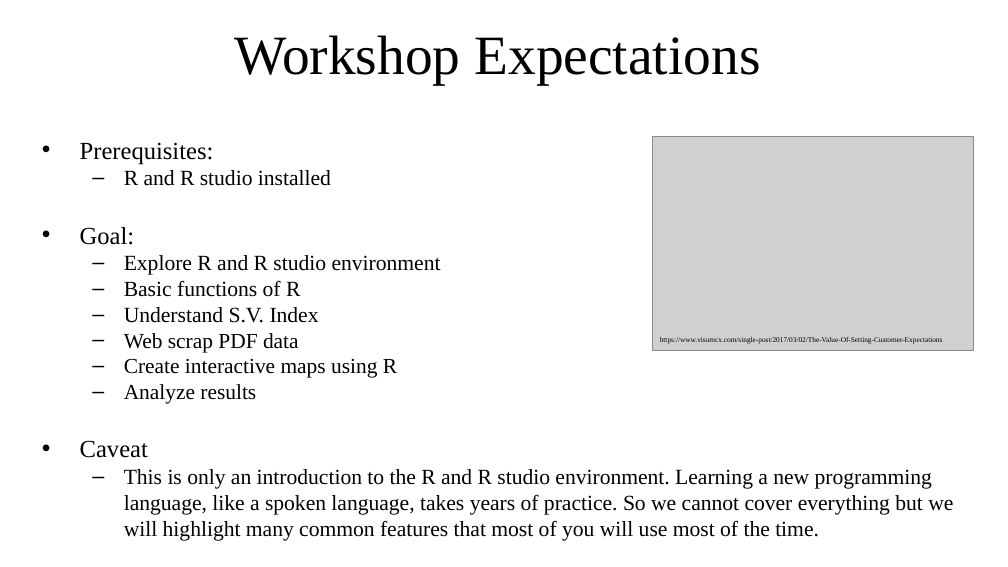
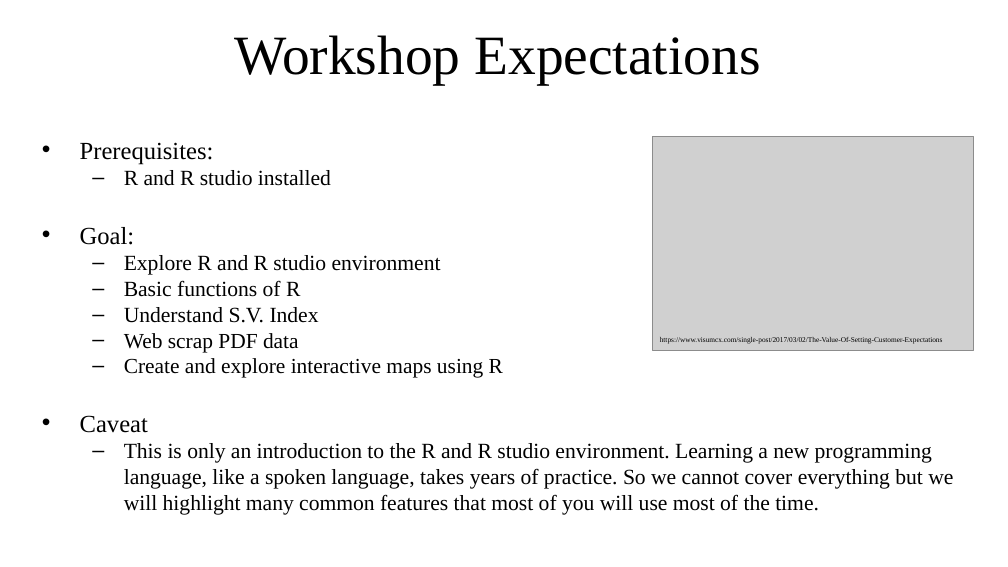
Before and after one commit to RAJohansen/DataDay2019, a slide deck: slide 3 of Resources/Mapping Social Vulnerability Workshop.pptx. Drawn at 1008x567 pixels with LibreOffice and Linux fonts; fonts in the diff are those of the drawing; grey boxes stand for pictures; background and template pictures are left out. Boxes give left, top, right and bottom in pixels: in the first picture for what was removed or moved away, otherwise in the second. Text is boxed around its words. In the diff, an @@ line names an element or a change of style, - is before the commit and + after.

```diff
--- a/Resources/Mapping Social Vulnerability Workshop.pptx
+++ b/Resources/Mapping Social Vulnerability Workshop.pptx
@@ text at (x1=124, y1=358, x2=503, y2=378): text changed @@
-  – Create interactive maps using R
-  – Analyze results
+  – Create and explore interactive maps using R
```
Also in this commit, not shown: 4 other slides changed, 1 slide added, 1 slide removed, 1 other file.
